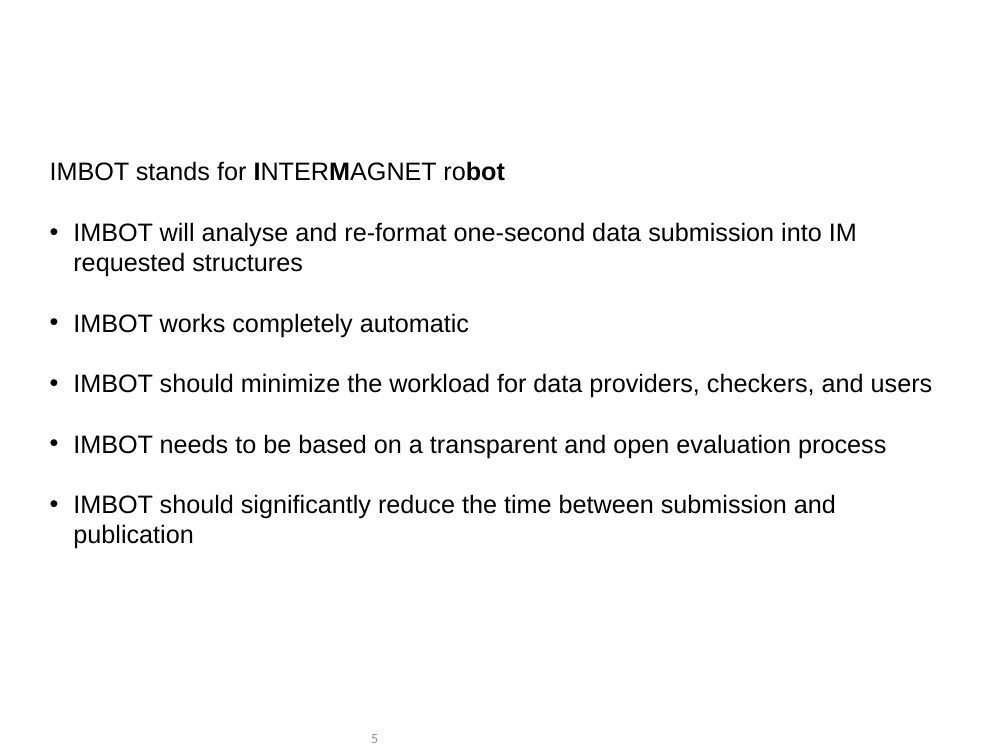
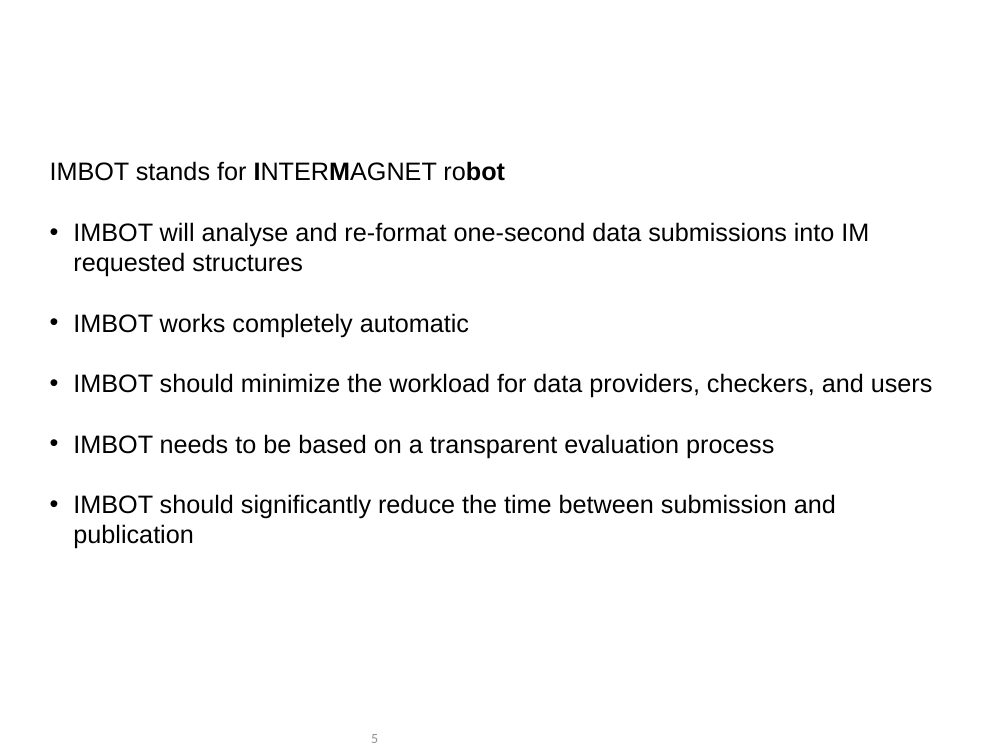
Before and after one commit to INTERMAGNET/IMBOT, a slide deck: slide 5 of documentation/imbot.pptx. Drawn at 1008x756 pixels with LibreOffice and Linux fonts; fonts in the diff are those of the drawing; background and template pictures are left out. Boxes give left, top, right and bottom in pixels: in the first picture for what was removed or moved away, otherwise in the second. Text is boxed around its words. In the diff, an @@ line names an element or a change of style, - is before the commit and + after.

```diff
--- a/documentation/imbot.pptx
+++ b/documentation/imbot.pptx
@@ text at bbox=[73, 222, 869, 277]: text changed @@
-• IMBOT will analyse and re-format one-second data submission into IM requested structures
+• IMBOT will analyse and re-format one-second data submissions into IM requested structures
@@ text at bbox=[73, 434, 774, 458]: text changed @@
-• IMBOT needs to be based on a transparent and open evaluation process
+• IMBOT needs to be based on a transparent evaluation process
```
Also in this commit, not shown: 8 other slides changed, 4 slides added, 1 slide removed, 1 other file.
